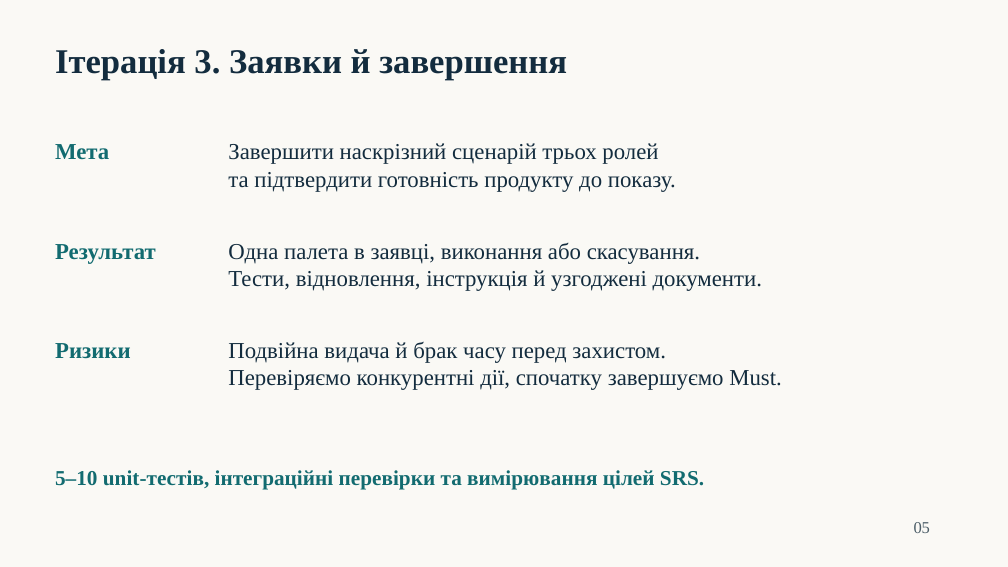
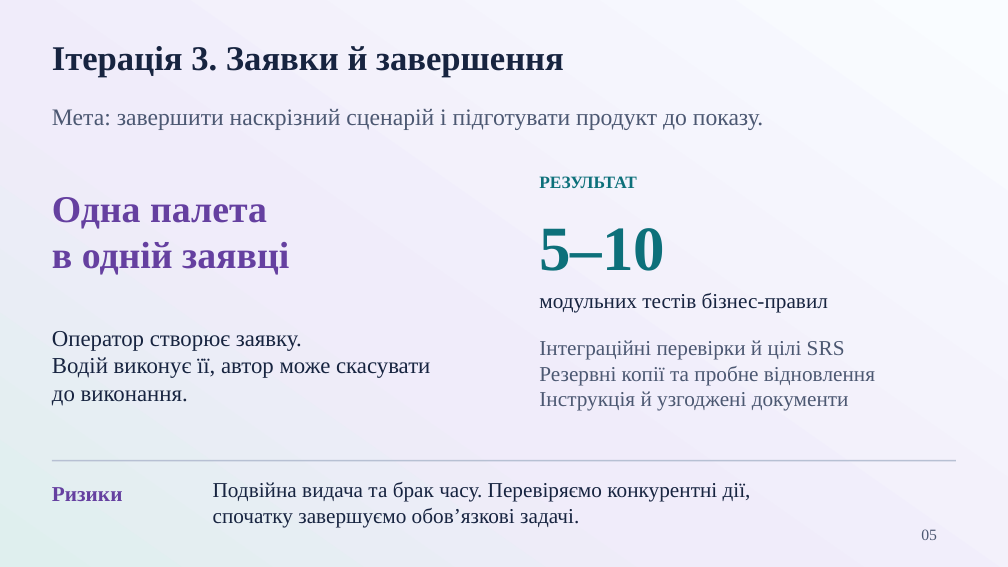
Before and after one commit to olehabram/pallet-warehouse, a slide deck: slide 5 of docs/Iterations_Discussion.pptx. Drawn at 1008x567 pixels with LibreOffice and Linux fonts; fonts in the diff are those of the drawing. Boxes give left, top, right and bottom in pixels: in the first picture for what was removed or moved away, otherwise in the second. Text is boxed around its words. In the diff, an @@ line names an element or a change of style, - is before the commit and + after.

```diff
--- a/docs/Iterations_Discussion.pptx
+++ b/docs/Iterations_Discussion.pptx
@@ background #FAF9F5 to gradient #F9FCFF to #F0ECFA to #DFEFEE @@
@@ text "Ітерація 3. Заявки й завершення" at bbox=[52, 46, 564, 76]: text colour #132C3E to #172440 @@
@@ text at bbox=[52, 109, 763, 130]: text changed; size 21.8 to 22.5 pt; text colour #126B70 to #4C5872; bold off @@
-Мета
+Мета: завершити наскрізний сценарій і підготувати продукт до показу.
@@ text removed at bbox=[228, 143, 676, 192] @@
-Завершити наскрізний сценарій трьох ролей
-та підтвердити готовність продукту до показу.
@@ text at bbox=[539, 176, 636, 188]: text changed; size 21.8 to 16.5 pt; text colour #126B70 to #0D707A @@
-Результат
+РЕЗУЛЬТАТ
@@ text added at bbox=[52, 197, 289, 275], 36 pt, text #6540A0, bold @@
+Одна палета
+в одній заявці
@@ text added at bbox=[539, 228, 665, 271], 60 pt, text #0D707A, bold @@
+5–10
@@ text removed at bbox=[228, 243, 762, 291] @@
-Одна палета в заявці, виконання або скасування.
-Тести, відновлення, інструкція й узгоджені документи.
@@ text added at bbox=[539, 293, 828, 313], 20.2 pt, text #172440 @@
+модульних тестів бізнес-правил
@@ text added at bbox=[52, 331, 430, 406], 21.8 pt, text #172440 @@
+Оператор створює заявку.
+Водій виконує її, автор може скасувати
+до виконання.
@@ text at bbox=[539, 340, 875, 411]: text changed; text colour #126B70 to #4C5872; bold off @@
-5–10 unit-тестів, інтеграційні перевірки та вимірювання цілей SRS.
+Інтеграційні перевірки й цілі SRS
+Резервні копії та пробне відновлення
+Інструкція й узгоджені документи
@@ rectangle added at bbox=[52, 460, 957, 461], fill #B7C0D3 @@
@@ text "Ризики": place and size @@
-text "Ризики" at bbox=[55, 343, 131, 359]
+text "Ризики" at bbox=[52, 487, 123, 501]
@@ text "Ризики" at bbox=[52, 487, 123, 501]: size 21.8 to 20.2 pt, text colour #126B70 to #6540A0 @@
@@ text at bbox=[213, 482, 751, 527]: text changed; size 21.8 to 20.2 pt; text colour #132C3E to #172440 @@
-Подвійна видача й брак часу перед захистом.
-Перевіряємо конкурентні дії, спочатку завершуємо Must.
+Подвійна видача та брак часу. Перевіряємо конкурентні дії,
+спочатку завершуємо обов’язкові задачі.
@@ text "05": place and size @@
-text "05" at bbox=[914, 522, 931, 533]
+text "05" at bbox=[921, 529, 937, 540]
@@ text "05" at bbox=[921, 529, 937, 540]: size 15.8 to 15 pt, text colour #4C5E68 to #4C5872 @@
```
Also in this commit, not shown: 4 other slides changed, 1 slide added, 1 slide removed.
